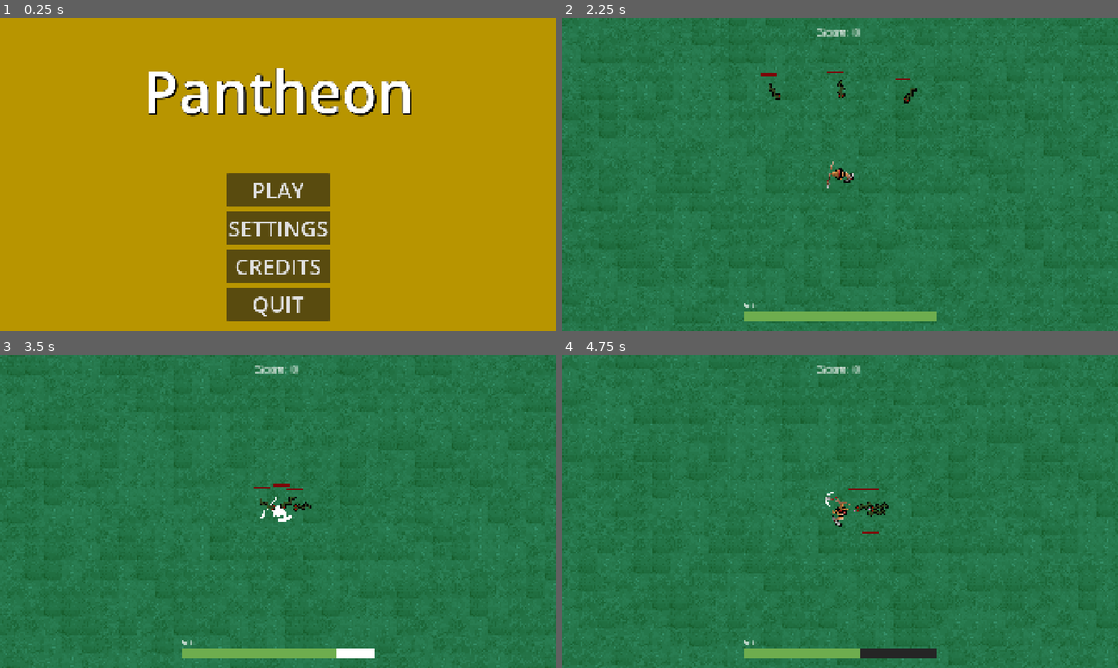
Above: before the commit, frames 1-4 (two rows, left to right).
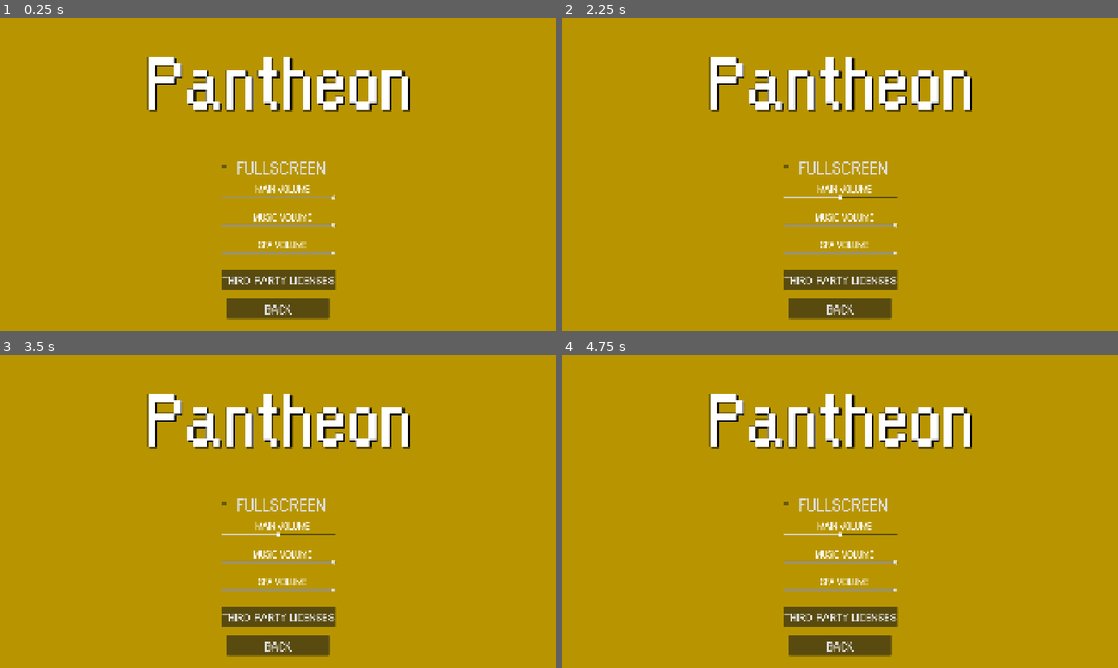
Above: after the commit, the same moments.

Repository: BDesro/Pantheon-V2
Game: Godot game, scene res://scenes/main_menu.tscn
The game is run twice, just before and just after one commit, with the same random seed, the same clock (stepped at 60 frames per second) and the same inputs.
Inputs (mouse positions are in pixels of both pictures, inside the frame that each line leads up to):
- Up to frame 1 (0.25 s): no input
- Up to frame 2 (2.25 s): click (840, 277) at 0.5 s, where only the run after the commit has a clickable "THIRD-PARTY LICENSES"; click "BACK" at 1.25 s; click (840, 190) at 2 s, where only the run before the commit has a clickable "PLAY"
- Up to frame 3 (3.5 s): move the mouse to (250, 574) at 2.77 s; hold W (up) from 2.78 s (still down); click (250, 574) at 2.85 s
- Up to frame 4 (4.75 s): move the mouse to (1006, 558) at 3.52 s; click (1006, 558) at 3.6 s; move the mouse to (673, 464) at 4.27 s; release W (up) at 4.28 s; hold A (left) from 4.28 s (still down); click (673, 464) at 4.35 s

The runs differ from the first frame. In frame 1, 12% of the frame differs, in the area x 26-74%, y 12-97%; in frame 2, 100%; in frame 3, 100%, in the area x 0-100%, y 0-100%; in frame 4, 100%.

Commit message:
Adjusted menu, added Licensure Page

Diff:
--- a/scenes/main_menu.tscn
+++ b/scenes/main_menu.tscn
@@ -1,139 +1,256 @@
-[gd_scene load_steps=3 format=3 uid="uid://bdmu5xc41yqp0"]
+[gd_scene load_steps=6 format=3 uid="uid://bdmu5xc41yqp0"]
 
 [ext_resource type="Script" uid="uid://c67ecdpv6uv71" path="res://scripts/main_menu.gd" id="1_l6cm7"]
+[ext_resource type="FontFile" uid="uid://obg2py2apxig" path="res://assets/fonts/Orange Kid.otf" id="2_ekxnf"]
 
 [sub_resource type="Theme" id="Theme_vue75"]
+default_font = ExtResource("2_ekxnf")
+Button/fonts/font = ExtResource("2_ekxnf")
+Label/fonts/font = ExtResource("2_ekxnf")
+
+[sub_resource type="StyleBoxFlat" id="StyleBoxFlat_bqqt6"]
+bg_color = Color(0, 0, 0, 1)
+border_width_left = 10
+border_width_top = 10
+border_width_right = 10
+border_width_bottom = 10
+border_blend = true
+corner_radius_top_left = 30
+corner_radius_top_right = 30
+corner_radius_bottom_right = 30
+corner_radius_bottom_left = 30
+
+[sub_resource type="StyleBoxFlat" id="StyleBoxFlat_ekxnf"]
+content_margin_left = 30.0
+content_margin_top = 30.0
+content_margin_right = 30.0
+content_margin_bottom = 30.0
+bg_color = Color(0, 0, 0, 1)
+border_width_left = 10
+border_width_top = 20
+border_width_right = 10
+border_width_bottom = 10
+border_blend = true
+corner_radius_top_left = 30
+corner_radius_top_right = 30
+corner_radius_bottom_right = 30
+corner_radius_bottom_left = 30
+expand_margin_top = 20.0
 
 [node name="MainMenu" type="Node2D"]
 script = ExtResource("1_l6cm7")
 
 [node name="Title" type="Label" parent="."]
 offset_right = 1920.0
-offset_bottom = 500.0
+offset_bottom = 400.0
 theme_override_colors/font_color = Color(1, 1, 1, 1)
 theme_override_colors/font_shadow_color = Color(0, 0, 0, 1)
 theme_override_constants/shadow_offset_x = 5
 theme_override_constants/shadow_offset_y = 5
 theme_override_constants/outline_size = 3
 theme_override_constants/shadow_outline_size = 5
-theme_override_font_sizes/font_size = 200
+theme_override_fonts/font = ExtResource("2_ekxnf")
+theme_override_font_sizes/font_size = 300
 text = "Pantheon"
 horizontal_alignment = 1
 vertical_alignment = 1
 
 [node name="CenterContainer" type="CenterContainer" parent="."]
-offset_top = 500.0
+offset_top = 450.0
 offset_right = 1920.0
-offset_bottom = 1080.0
+offset_bottom = 1030.0
 theme = SubResource("Theme_vue75")
 
 [node name="MainButtons" type="VBoxContainer" parent="CenterContainer"]
+visible = false
+custom_minimum_size = Vector2(353, 0)
 layout_mode = 2
 theme_override_constants/separation = 16
 
 [node name="Play" type="Button" parent="CenterContainer/MainButtons"]
+custom_minimum_size = Vector2(0, 110)
 layout_mode = 2
 theme_override_font_sizes/font_size = 75
 text = "PLAY"
 
 [node name="Settings" type="Button" parent="CenterContainer/MainButtons"]
+custom_minimum_size = Vector2(0, 110)
 layout_mode = 2
 theme_override_font_sizes/font_size = 75
 text = "SETTINGS"
 
 [node name="Credits" type="Button" parent="CenterContainer/MainButtons"]
+custom_minimum_size = Vector2(0, 110)
 layout_mode = 2
 theme_override_font_sizes/font_size = 75
 text = "CREDITS"
 
 [node name="Quit" type="Button" parent="CenterContainer/MainButtons"]
+custom_minimum_size = Vector2(0, 110)
 layout_mode = 2
 theme_override_font_sizes/font_size = 75
 text = "QUIT"
 
+[node name="CreditsMenu" type="VBoxContainer" parent="CenterContainer"]
+visible = false
+layout_mode = 2
+theme_override_constants/separation = 64
+
+[node name="Label" type="Label" parent="CenterContainer/CreditsMenu"]
+custom_minimum_size = Vector2(1000, 0)
+layout_mode = 2
+theme_override_font_sizes/font_size = 120
+theme_override_styles/normal = SubResource("StyleBoxFlat_bqqt6")
+text = "A Game By:
+Beau Desrosiers"
+horizontal_alignment = 1
+autowrap_mode = 2
+
+[node name="Back" type="Button" parent="CenterContainer/CreditsMenu"]
+custom_minimum_size = Vector2(353, 0)
+layout_mode = 2
+size_flags_horizontal = 4
+theme_override_font_sizes/font_size = 75
+text = "BACK"
+
 [node name="SettingsMenu" type="VBoxContainer" parent="CenterContainer"]
-visible = false
 layout_mode = 2
 theme_override_constants/separation = 16
 
-[node name="Back" type="Button" parent="CenterContainer/SettingsMenu"]
-custom_minimum_size = Vector2(353, 0)
-layout_mode = 2
-size_flags_horizontal = 4
-theme_override_font_sizes/font_size = 75
-text = "BACK"
-
-[node name="Fullscreen" type="CheckBox" parent="CenterContainer/SettingsMenu"]
-layout_mode = 2
-theme_override_font_sizes/font_size = 75
+[node name="SettingsScrollList" type="ScrollContainer" parent="CenterContainer/SettingsMenu"]
+custom_minimum_size = Vector2(353, 500)
+layout_mode = 2
+horizontal_scroll_mode = 0
+
+[node name="SettingsVBox" type="VBoxContainer" parent="CenterContainer/SettingsMenu/SettingsScrollList"]
+custom_minimum_size = Vector2(353, 0)
+layout_mode = 2
+size_flags_horizontal = 3
+size_flags_vertical = 3
+theme_override_constants/separation = 16
+alignment = 1
+
+[node name="Fullscreen" type="CheckBox" parent="CenterContainer/SettingsMenu/SettingsScrollList/SettingsVBox"]
+layout_mode = 2
+theme_override_font_sizes/font_size = 75
+button_pressed = true
 text = "FULLSCREEN"
-
-[node name="MainVolSlider" type="HSlider" parent="CenterContainer/SettingsMenu"]
+alignment = 1
+
+[node name="MainVolSlider" type="HSlider" parent="CenterContainer/SettingsMenu/SettingsScrollList/SettingsVBox"]
 custom_minimum_size = Vector2(0, 80)
 layout_mode = 2
 max_value = 1.0
 step = 0.001
-
-[node name="Label" type="Label" parent="CenterContainer/SettingsMenu/MainVolSlider"]
-custom_minimum_size = Vector2(484, 55)
+scrollable = false
+
+[node name="Label" type="Label" parent="CenterContainer/SettingsMenu/SettingsScrollList/SettingsVBox/MainVolSlider"]
+custom_minimum_size = Vector2(353, 55)
 layout_mode = 0
+offset_left = 36.0
 offset_top = -16.0
-offset_right = 484.0
+offset_right = 389.0
 offset_bottom = 39.0
 theme_override_font_sizes/font_size = 40
 text = "MAIN VOLUME"
 horizontal_alignment = 1
 
-[node name="MusicVolSlider" type="HSlider" parent="CenterContainer/SettingsMenu"]
+[node name="MusicVolSlider" type="HSlider" parent="CenterContainer/SettingsMenu/SettingsScrollList/SettingsVBox"]
 custom_minimum_size = Vector2(0, 80)
 layout_mode = 2
 max_value = 1.0
 step = 0.001
-
-[node name="Label" type="Label" parent="CenterContainer/SettingsMenu/MusicVolSlider"]
-custom_minimum_size = Vector2(484, 55)
+scrollable = false
+
+[node name="Label" type="Label" parent="CenterContainer/SettingsMenu/SettingsScrollList/SettingsVBox/MusicVolSlider"]
+custom_minimum_size = Vector2(353, 55)
 layout_mode = 0
+offset_left = 36.0
 offset_top = -16.0
-offset_right = 484.0
+offset_right = 389.0
 offset_bottom = 39.0
 theme_override_font_sizes/font_size = 40
 text = "MUSIC VOLUME"
 horizontal_alignment = 1
 
-[node name="SFXVolSlider" type="HSlider" parent="CenterContainer/SettingsMenu"]
+[node name="SFXVolSlider" type="HSlider" parent="CenterContainer/SettingsMenu/SettingsScrollList/SettingsVBox"]
 custom_minimum_size = Vector2(0, 80)
 layout_mode = 2
 max_value = 1.0
 step = 0.001
-
-[node name="Label" type="Label" parent="CenterContainer/SettingsMenu/SFXVolSlider"]
-custom_minimum_size = Vector2(484, 55)
+scrollable = false
+
+[node name="Label" type="Label" parent="CenterContainer/SettingsMenu/SettingsScrollList/SettingsVBox/SFXVolSlider"]
+custom_minimum_size = Vector2(353, 55)
 layout_mode = 0
+offset_left = 36.0
 offset_top = -16.0
-offset_right = 484.0
+offset_right = 389.0
 offset_bottom = 39.0
 theme_override_font_sizes/font_size = 40
 text = "SFX VOLUME"
 horizontal_alignment = 1
 
-[node name="CreditsMenu" type="VBoxContainer" parent="CenterContainer"]
+[node name="Licenses" type="Button" parent="CenterContainer/SettingsMenu/SettingsScrollList/SettingsVBox"]
+custom_minimum_size = Vector2(353, 0)
+layout_mode = 2
+size_flags_horizontal = 4
+theme_override_font_sizes/font_size = 50
+text = "THIRD-PARTY LICENSES"
+
+[node name="Back" type="Button" parent="CenterContainer/SettingsMenu"]
+custom_minimum_size = Vector2(353, 0)
+layout_mode = 2
+size_flags_horizontal = 4
+theme_override_font_sizes/font_size = 50
+text = "BACK"
+
+[node name="LicensePage" type="VBoxContainer" parent="CenterContainer"]
 visible = false
-layout_mode = 2
-theme_override_constants/separation = 16
-
-[node name="Label" type="Label" parent="CenterContainer/CreditsMenu"]
-custom_minimum_size = Vector2(1000, 0)
-layout_mode = 2
-theme_override_font_sizes/font_size = 120
-text = "A Game By Beau Desrosiers"
-horizontal_alignment = 1
+clip_contents = true
+custom_minimum_size = Vector2(1412, 0)
+layout_mode = 2
+alignment = 1
+
+[node name="LicenseText" type="RichTextLabel" parent="CenterContainer/LicensePage"]
+custom_minimum_size = Vector2(1412, 500)
+layout_mode = 2
+size_flags_horizontal = 3
+size_flags_vertical = 3
+theme_override_fonts/bold_font = ExtResource("2_ekxnf")
+theme_override_font_sizes/normal_font_size = 25
+theme_override_font_sizes/bold_font_size = 40
+theme_override_styles/normal = SubResource("StyleBoxFlat_ekxnf")
+bbcode_enabled = true
+text = "This game uses Godot Engine, available under the following license:
+
+Copyright (c) 2014-present Godot Engine contributors.
+Copyright (c) 2007-2014 Juan Linietsky, Ariel Manzur.
+
+Permission is hereby granted, free of charge, to any person obtaining a copy
+of this software and associated documentation files (the \"Software\"), to deal
+in the Software without restriction, including without limitation the rights
+to use, copy, modify, merge, publish, distribute, sublicense, and/or sell
+copies of the Software, and to permit persons to whom the Software is
+furnished to do so, subject to the following conditions:
+
+The above copyright notice and this permission notice shall be included in all
+copies or substantial portions of the Software.
+
+THE SOFTWARE IS PROVIDED \"AS IS\", WITHOUT WARRANTY OF ANY KIND, EXPRESS OR
+IMPLIED, INCLUDING BUT NOT LIMITED TO THE WARRANTIES OF MERCHANTABILITY,
+FITNESS FOR A PARTICULAR PURPOSE AND NONINFRINGEMENT. IN NO EVENT SHALL THE
+AUTHORS OR COPYRIGHT HOLDERS BE LIABLE FOR ANY CLAIM, DAMAGES OR OTHER
+LIABILITY, WHETHER IN AN ACTION OF CONTRACT, TORT OR OTHERWISE, ARISING FROM,
+OUT OF OR IN CONNECTION WITH THE SOFTWARE OR THE USE OR OTHER DEALINGS IN THE
+SOFTWARE."
 autowrap_mode = 2
 
-[node name="Back" type="Button" parent="CenterContainer/CreditsMenu"]
-custom_minimum_size = Vector2(353, 0)
-layout_mode = 2
-size_flags_horizontal = 4
-theme_override_font_sizes/font_size = 75
+[node name="Back" type="Button" parent="CenterContainer/LicensePage"]
+custom_minimum_size = Vector2(353, 0)
+layout_mode = 2
+size_flags_horizontal = 4
+theme_override_font_sizes/font_size = 50
 text = "BACK"
 
 [node name="ColorRect" type="ColorRect" parent="."]
@@ -149,9 +266,11 @@
 [connection signal="pressed" from="CenterContainer/MainButtons/Settings" to="." method="_on_settings_pressed"]
 [connection signal="pressed" from="CenterContainer/MainButtons/Credits" to="." method="_on_credits_pressed"]
 [connection signal="pressed" from="CenterContainer/MainButtons/Quit" to="." method="_on_quit_pressed"]
+[connection signal="pressed" from="CenterContainer/CreditsMenu/Back" to="." method="_on_back_pressed"]
+[connection signal="toggled" from="CenterContainer/SettingsMenu/SettingsScrollList/SettingsVBox/Fullscreen" to="." method="_on_fullscreen_toggled"]
+[connection signal="value_changed" from="CenterContainer/SettingsMenu/SettingsScrollList/SettingsVBox/MainVolSlider" to="." method="_on_main_vol_slider_value_changed"]
+[connection signal="value_changed" from="CenterContainer/SettingsMenu/SettingsScrollList/SettingsVBox/MusicVolSlider" to="." method="_on_music_vol_slider_value_changed"]
+[connection signal="value_changed" from="CenterContainer/SettingsMenu/SettingsScrollList/SettingsVBox/SFXVolSlider" to="." method="_on_sfx_vol_slider_value_changed"]
+[connection signal="pressed" from="CenterContainer/SettingsMenu/SettingsScrollList/SettingsVBox/Licenses" to="." method="_on_licenses_pressed"]
 [connection signal="pressed" from="CenterContainer/SettingsMenu/Back" to="." method="_on_back_pressed"]
-[connection signal="toggled" from="CenterContainer/SettingsMenu/Fullscreen" to="." method="_on_fullscreen_toggled"]
-[connection signal="value_changed" from="CenterContainer/SettingsMenu/MainVolSlider" to="." method="_on_main_vol_slider_value_changed"]
-[connection signal="value_changed" from="CenterContainer/SettingsMenu/MusicVolSlider" to="." method="_on_music_vol_slider_value_changed"]
-[connection signal="value_changed" from="CenterContainer/SettingsMenu/SFXVolSlider" to="." method="_on_sfx_vol_slider_value_changed"]
-[connection signal="pressed" from="CenterContainer/CreditsMenu/Back" to="." method="_on_back_pressed"]
+[connection signal="pressed" from="CenterContainer/LicensePage/Back" to="." method="_on_license_back_pressed"]
--- a/scripts/main_menu.gd
+++ b/scripts/main_menu.gd
@@ -2,11 +2,11 @@
 
 
 func _ready() -> void:
-	$CenterContainer/SettingsMenu/Fullscreen.button_pressed = true if DisplayServer.window_get_mode() == DisplayServer.WINDOW_MODE_EXCLUSIVE_FULLSCREEN else false
+	$CenterContainer/SettingsMenu/SettingsScrollList/SettingsVBox/Fullscreen.button_pressed = true if DisplayServer.window_get_mode() == DisplayServer.WINDOW_MODE_EXCLUSIVE_FULLSCREEN else false
 
-	$CenterContainer/SettingsMenu/MainVolSlider.value = db_to_linear(AudioServer.get_bus_volume_db(AudioServer.get_bus_index("Master")))
-	$CenterContainer/SettingsMenu/MusicVolSlider.value = db_to_linear(AudioServer.get_bus_volume_db(AudioServer.get_bus_index("MUSIC")))
-	$CenterContainer/SettingsMenu/SFXVolSlider.value = db_to_linear(AudioServer.get_bus_volume_db(AudioServer.get_bus_index("SFX")))
+	$CenterContainer/SettingsMenu/SettingsScrollList/SettingsVBox/MainVolSlider.value = db_to_linear(AudioServer.get_bus_volume_db(AudioServer.get_bus_index("Master")))
+	$CenterContainer/SettingsMenu/SettingsScrollList/SettingsVBox/MusicVolSlider.value = db_to_linear(AudioServer.get_bus_volume_db(AudioServer.get_bus_index("MUSIC")))
+	$CenterContainer/SettingsMenu/SettingsScrollList/SettingsVBox/SFXVolSlider.value = db_to_linear(AudioServer.get_bus_volume_db(AudioServer.get_bus_index("SFX")))
 
 
 func _on_play_pressed() -> void:
@@ -15,6 +15,7 @@
 
 func _on_settings_pressed() -> void:
 	$CenterContainer/MainButtons.visible = false
+	$CenterContainer/SettingsMenu/SettingsScrollList.scroll_vertical = 0 # Resets scroll bar to the top
 	$CenterContainer/SettingsMenu.visible = true
 
 
@@ -31,6 +32,21 @@
 	$CenterContainer/MainButtons.visible = true
 	$CenterContainer/SettingsMenu.visible = false
 	$CenterContainer/CreditsMenu.visible = false
+
+func _on_license_back_pressed() -> void:
+	$CenterContainer/SettingsMenu.visible = true
+	$CenterContainer/LicensePage.visible = false
+
+func _on_licenses_pressed() -> void:
+	$CenterContainer/SettingsMenu.visible = false
+
+	var licenses = ""
+	licenses += str("[b][u]MIT LICENSE[/u][/b]\n", Engine.get_license_text(), "\n\n")
+	licenses += str("[b][u]THIRD PARTY LICENSES[/u][/b]\n", Engine.get_license_info(), "\n\n")
+	licenses += str("[b][u]COPYRIGHT INFO[/u][/b]\n", Engine.get_copyright_info(), "\n\n")
+	$CenterContainer/LicensePage/LicenseText.text = licenses
+	$CenterContainer/LicensePage/LicenseText.scroll_to_line(0)
+	$CenterContainer/LicensePage.visible = true
 
 
 func _on_fullscreen_toggled(toggled_on: bool) -> void:
Not shown, changed: .gitattributes
Not shown, changed: .gitignore
